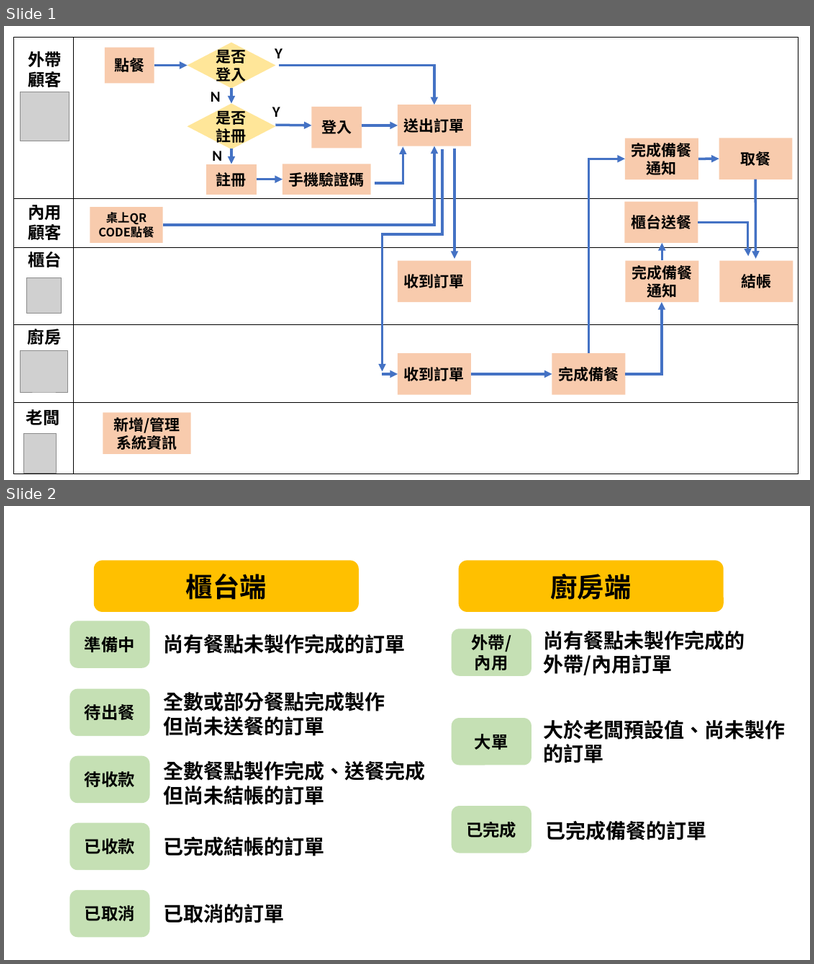
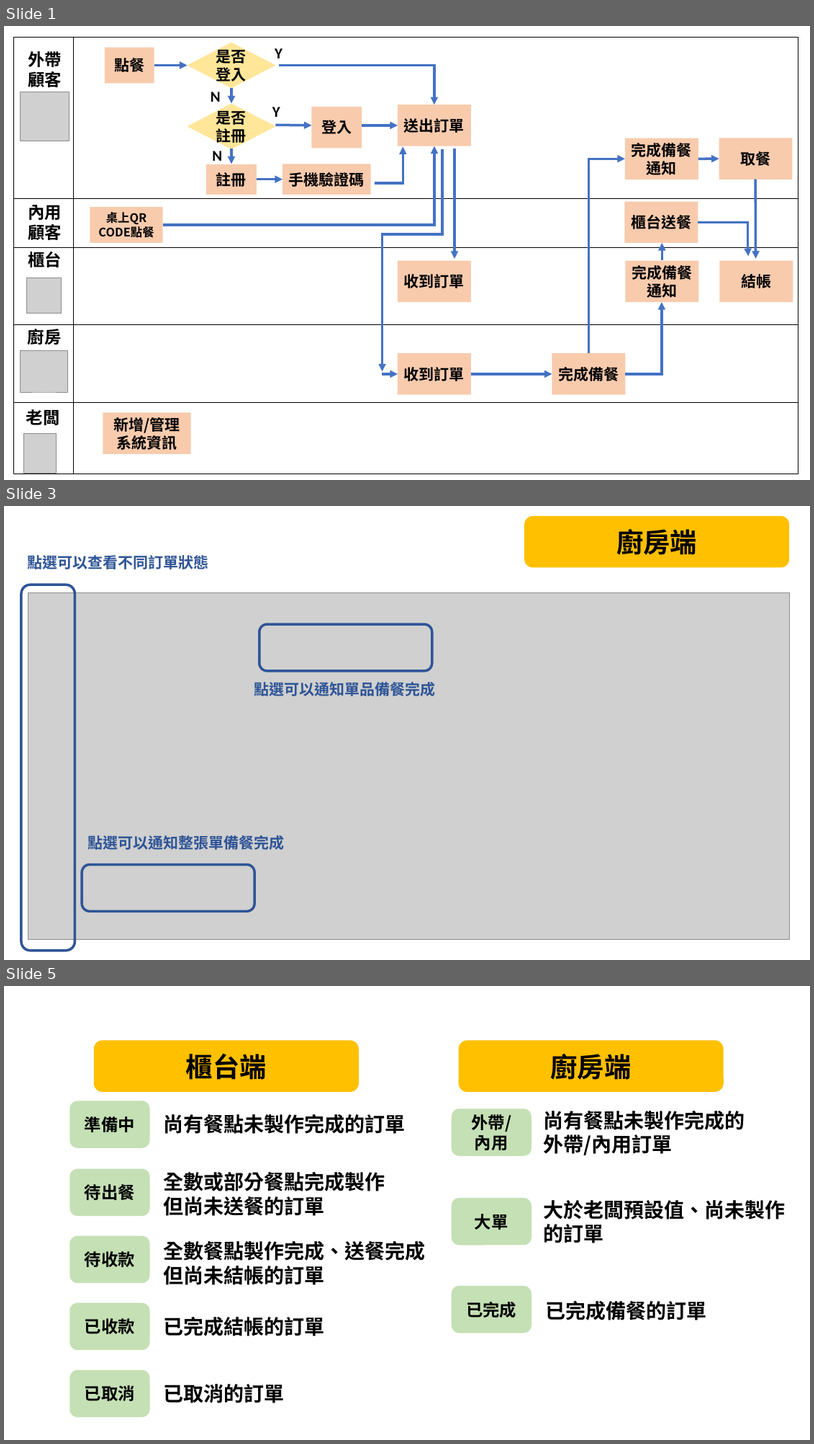
Before and after one commit to cynthiaiii4/lay-order, a slide deck: 泳道圖.pptx. Shown one above the other, each under a label of ours: slides 1 and 2 before the commit, slides 1, 3 and 5 after it; the slides between them are not shown. The pictures are 814x964 and 814x1444 pixels, drawn with LibreOffice and Linux fonts; fonts in the diff are those of the drawing; grey boxes stand for pictures. Boxes give left, top, right and bottom in pixels: in the first picture for what was removed or moved away, otherwise in the second. Text is boxed around its words. In the diff, an @@ line names an element or a change of style, - is before the commit and + after.

```diff
--- a/泳道圖.pptx
+++ b/泳道圖.pptx
@@ slide 3 added at (4,506,810,960), background #FFFFFF @@
@@ rounded rectangle added at (525,516,790,568), fill #FFC000, 32 pt, text #000000, bold @@
+廚房端
@@ text added at (27,555,208,569), 18 pt, text #2F5597, bold @@
+點選可以查看不同訂單狀態
@@ rounded rectangle added at (21,584,75,950), outline #2F5597 3 pt @@
@@ picture added at (28,592,790,939) @@
@@ rounded rectangle added at (260,624,432,671), outline #2F5597 3 pt @@
@@ text added at (254,682,435,696), 18 pt, text #2F5597, bold @@
+點選可以通知單品備餐完成
@@ text added at (88,835,284,849), 18 pt, text #2F5597, bold @@
+點選可以通知整張單備餐完成
@@ rounded rectangle added at (82,864,255,911), outline #2F5597 3 pt @@
@@ what was slide 2 is now slide 5 @@
```
Also in this commit, not shown: 1 slide changed, 1 other slide added, 17 other files.
